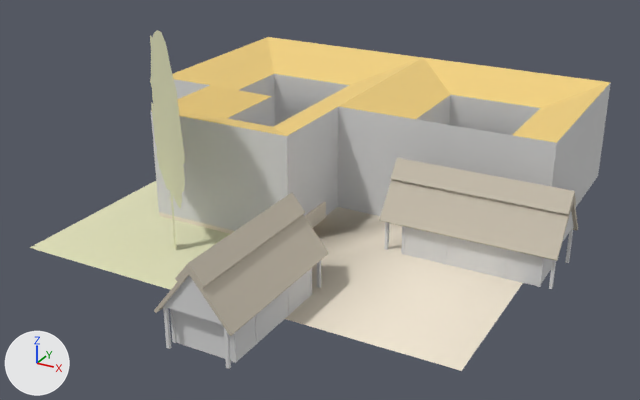
An edit to the OBJ model assets/stl_export/221w.obj, drawn before and after from the same camera.
One viewpoint serves both versions: a 50 mm camera at (26.9, -51.6, 26.0) aimed at (1.2, -4.8, 2.6). Lighting does not change. The marker at lower left points along +X, +Y and +Z. The first picture is the older version. Where no turn or scale is listed for an object, it has been applied to the vertices. Vertices at exactly the same position are counted once.

The older version as bpy lines, for what is in view:
```python
mat_cortyard = principled_material('cortyard')
mat_cortyard.base_color = (0.878, 0.792, 0.651)  # pale yellow #f1e6d3
mat_cortyard.roughness = 1.0
mat_material = principled_material('Material')
mat_material.base_color = (0.878, 0.639, 0.224)  # yellow #f1d182
mat_material.roughness = 1.0
mat_straw = principled_material('straw')
mat_straw.base_color = (0.569, 0.514, 0.42)  # light grey #c7bead
mat_straw.roughness = 1.0
me_221w = bpy.data.meshes.new('221w')
me_221w.from_pydata(...)  # 458 vertices, 730 faces; spans x -15.0..16.9, y -20.7..15.0, z -0.3..14.1
# faces by material slot: [47, 508, 23, 80, 72]
me_221w.materials.append(mat_cortyard)  # pale yellow #f1e6d3
me_221w.materials.append(mat_default)  # light grey #dadada
me_221w.materials.append(mat_material)  # yellow #f1d182
me_221w.materials.append(mat_straw)  # light grey #c7bead
me_221w.materials.append(mat_w)  # beige #e2e2bc
# before: 36 (11.0, 11.0, 6.0) at pixel (540, 108), 37 (4.0, 11.0, 6.0) at pixel (450, 94), 38 (6.0, 11.0, 6.0) at pixel (475, 98), 42 (4.0, 4.0, 6.0), 43 (11.0, 4.0, 6.0)
ob_221w = bpy.data.objects.new('221w', me_221w)
ob_221w.location = (0.0, 0.0, 0.0)
```
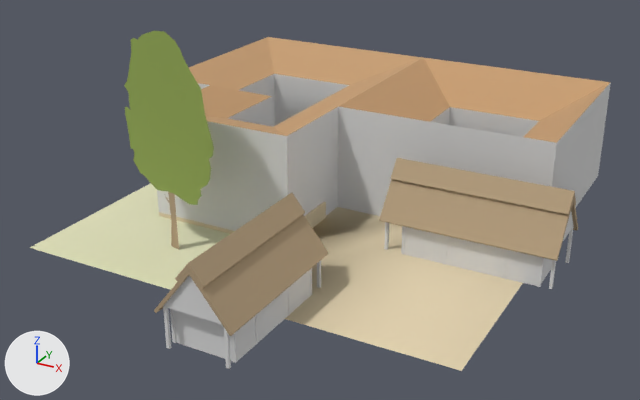
Pixel boxes (x1, y1, x2, y2) of what changed, in the pictures (640 x 400 px; the box of a moved part takes in the faces that stretch with it):
'221w', recoloured, reshaped (pale yellow to beige)
    before: (30, 30, 611, 371)
    after: (30, 31, 611, 371)
part 1 of me_221w, moved or reshaped
    before: (150, 36, 185, 250)
    after: (30, 31, 214, 290)
part 2 of me_221w, moved or reshaped
    both: (338, 58, 611, 143)
part 3 of me_221w, moved or reshaped
    before: (30, 181, 189, 290)
    after: (174, 226, 179, 250)
part 4 of me_221w, recoloured
    after: (170, 205, 174, 223)
part 5 of me_221w, recoloured
    before: (150, 30, 185, 246)
    after: (126, 31, 214, 205)

What the commit changed:
Material 'cortyard' (mat_cortyard) changes colour from pale yellow #f1e6d3 to beige #e2d1af; in linear values from (0.878, 0.792, 0.651) to (0.757, 0.639, 0.427).
Material 'Material' (mat_material) changes colour from yellow #f1d182 to brown #c89f74; in linear values from (0.878, 0.639, 0.224) to (0.577, 0.349, 0.176).
Material 'straw' (mat_straw) changes colour from light grey #c7bead to beige #b29c7d; in linear values from (0.569, 0.514, 0.42) to (0.447, 0.333, 0.204).
Material 'tree' (mat_tree) is new.
Its base color is (0.294, 0.4, 0.0902) (green #94aa55).
Its roughness is 1.0.
me_221w has 458 vertices, 730 faces and spans x -15.0..16.9, y -20.7..15.0, z -0.3..14.1.
me_221w is used by ob_221w; location (0.0, 0.0, 0.0).
me_221w part 1: 67 of 458 vertices moved; they spanned x -9.9..-3.1, y -13.2..-7.6, z -0.3..14.1 and now span x -15.0..-2.2, y -15.0..-9.3, z -0.3..14.1; mean shift (-0.2, -0.2, 0.0); largest move (-6.9, -10.1, -0.3) -> (-4.5, -10.9, 12.8).
Part 2, on me_221w:
Vertices 36, 37, 38, 42, 43 of me_221w move by (0.0, 0.0, -1.0).
Part 3, on me_221w:
Vertex 390 of me_221w moves from (-15.0, -15.0, -0.3) at pixel (29, 247) to (-6.4, -10.4, -0.3) at pixel (176, 248).
me_221w part 4: 1 face spanning x -6.8..-6.4, y -10.4..-10.3, z 1.5..2.8 switches from mat_w (beige #e2e2bc) to mat_straw (beige #b29c7d).
me_221w part 5: 21 faces spanning x -10.8..-2.2, y -11.5..-9.3, z 3.4..14.1 switch from mat_w (beige #e2e2bc) to mat_tree (green #94aa55).
